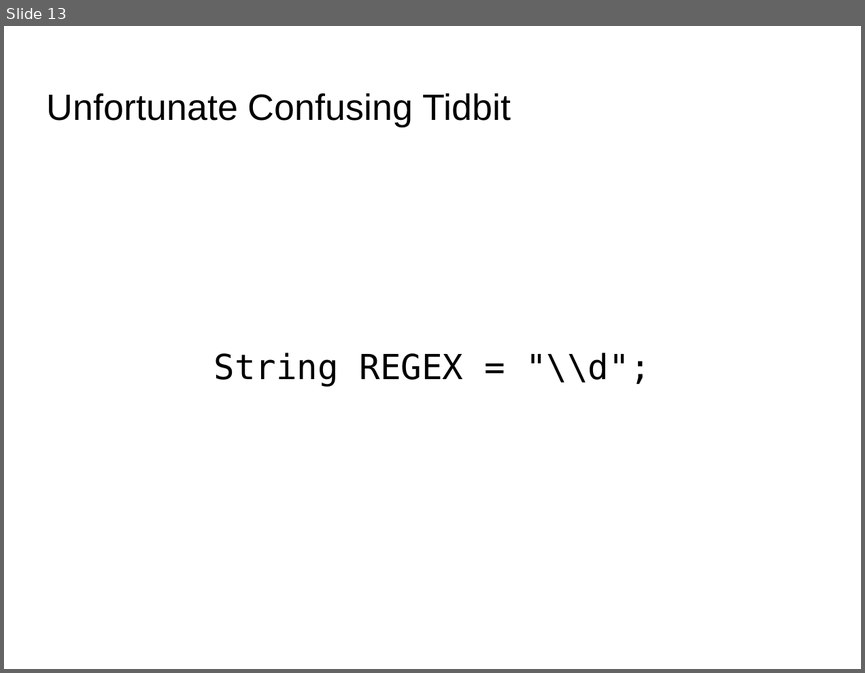
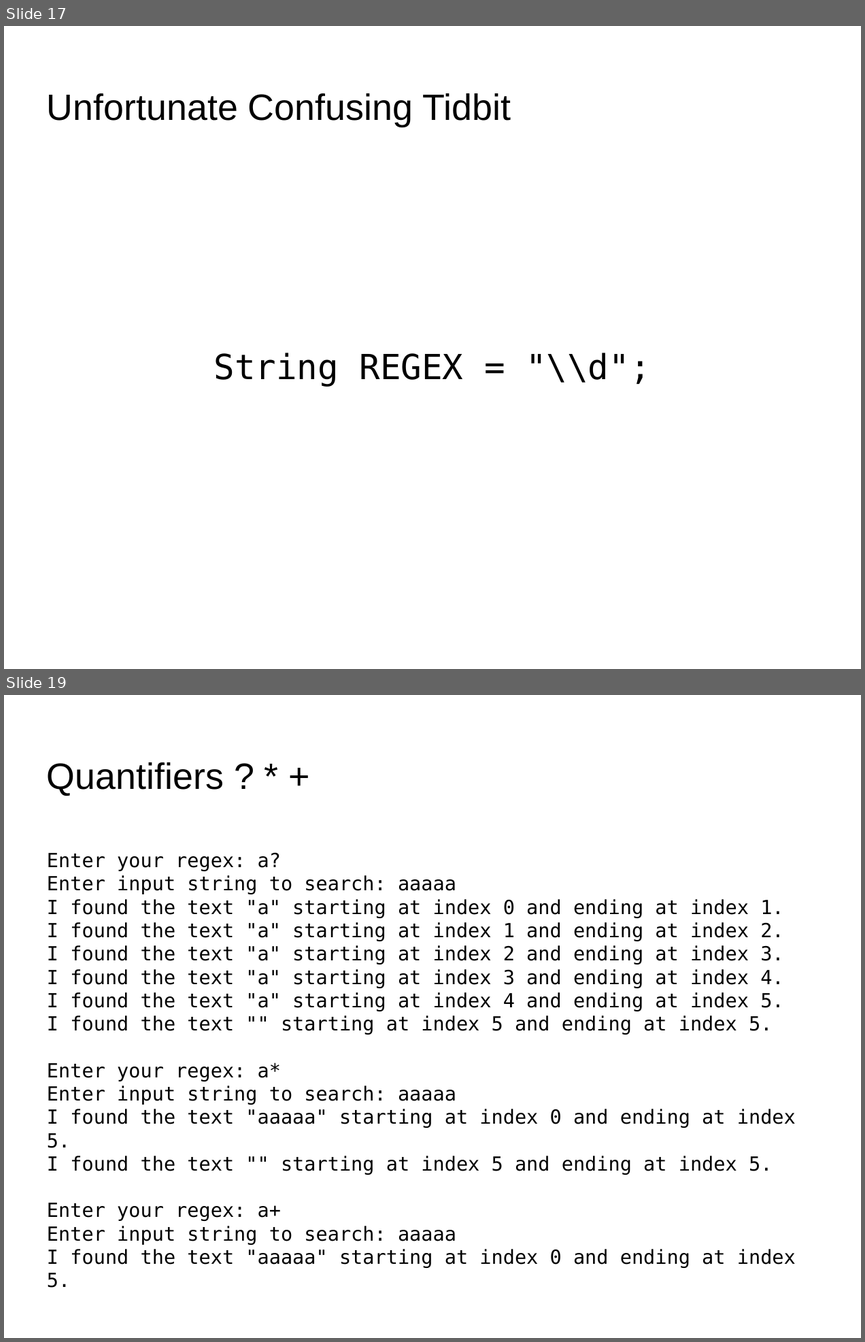
Before and after one commit to codetech/regular-expressions, a slide deck: presentation/presentation.odp. Shown one above the other, each under a label of ours: slide 13 before the commit, slides 17 and 19 after it; the slides between them are not shown. The pictures are 865x673 and 865x1342 pixels, drawn with LibreOffice and Linux fonts; fonts in the diff are those of the drawing; background and template pictures are left out. Boxes give left, top, right and bottom in pixels: in the first picture for what was removed or moved away, otherwise in the second. Text is boxed around its words. In the diff, an @@ line names an element or a change of style, - is before the commit and + after.

```diff
--- a/presentation/presentation.odp
+++ b/presentation/presentation.odp
@@ slide 19 added at <box>4,695,861,1338</box>, background picture (left out) @@
@@ title added at <box>47,762,224,796</box>, 33.9 pt, text #000000 @@
+Quantifiers ? * +
@@ text added at <box>47,852,796,1287</box>, 18 pt, text #000000 @@
+Enter your regex: a?
+Enter input string to search: aaaaa
+I found the text "a" starting at index 0 and ending at index 1.
+I found the text "a" starting at index 1 and ending at index 2.
+I found the text "a" starting at index 2 and ending at index 3.
+I found the text "a" starting at index 3 and ending at index 4.
+I found the text "a" starting at index 4 and ending at index 5.
+I found the text "" starting at index 5 and ending at index 5.
+Enter your regex: a*
+Enter input string to search: aaaaa
+I found the text "aaaaa" starting at index 0 and ending at index 5.
+I found the text "" starting at index 5 and ending at index 5.
+Enter your regex: a+
+Enter input string to search: aaaaa
+I found the text "aaaaa" starting at index 0 and ending at index 5.
@@ what was slide 13 is now slide 17 @@
```
Also in this commit, not shown: 2 slides changed, 9 other slides added, 2 other files.
